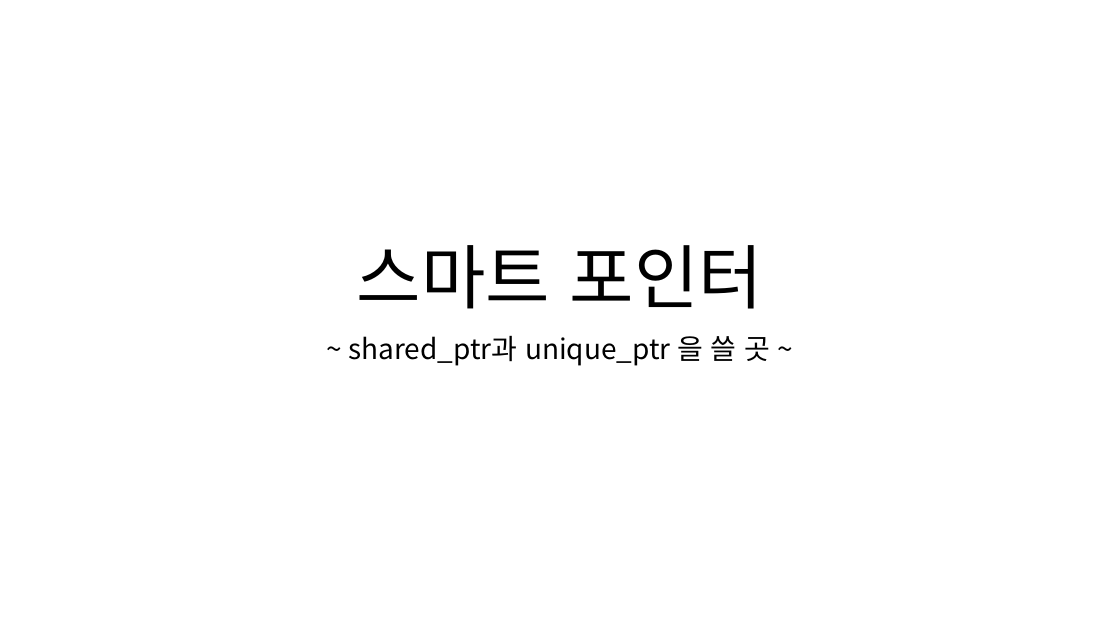
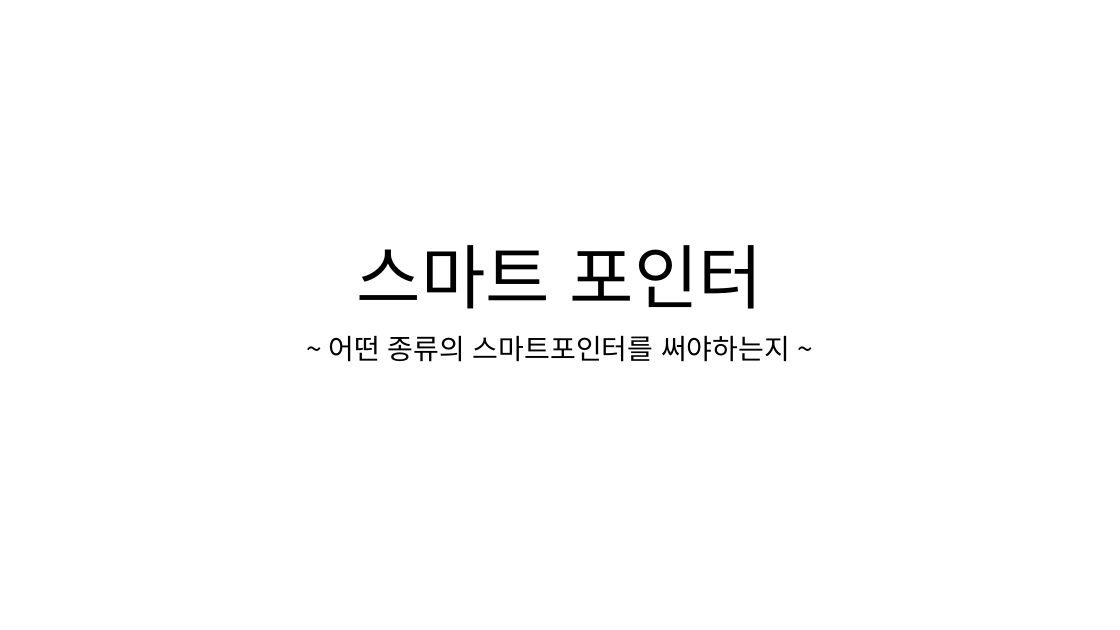
Before and after one commit to kimgaejin/CodeReview, a slide deck: slide 1 of #presentations/004_kimgaejin_smartPointer.pptx. Drawn at 1120x630 pixels with LibreOffice and Linux fonts; fonts in the diff are those of the drawing. Boxes give left, top, right and bottom in pixels: in the first picture for what was removed or moved away, otherwise in the second. Text is boxed around its words. In the diff, an @@ line names an element or a change of style, - is before the commit and + after.

```diff
--- a/#presentations/004_kimgaejin_smartPointer.pptx
+++ b/#presentations/004_kimgaejin_smartPointer.pptx
@@ subtitle at (x1=328, y1=335, x2=790, y2=362): text changed @@
-~ shared_ptr과 unique_ptr 을 쓸 곳 ~
+~ 어떤 종류의 스마트포인터를 써야하는지 ~
```
Also in this commit, not shown: 1 other slide changed, 1 slide added, 1 slide removed.
